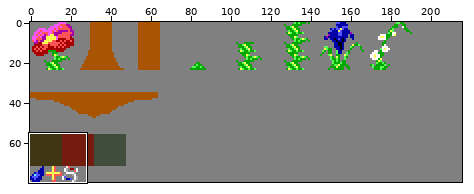
One commit to this sprite sheet: guggenheim2.png. The picture above shows the old version from afar; the outline marks the close-up.
Close-up. The starting point:
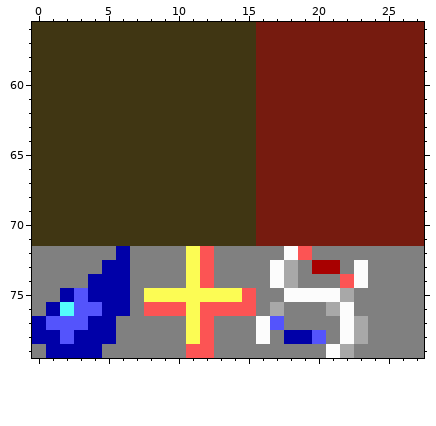
The file is 216x80 pixels. Shown: x 0..27, y 56..79.
After:
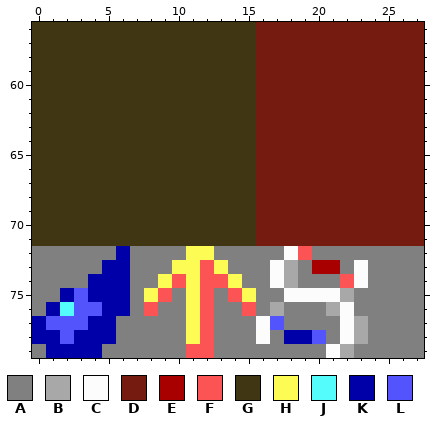
Palette (. is transparent): A #808080  B #a8a8a8  C #fcfcfc  D #761b0f  E #a80000  F #fc5454  G #403613  H #fcfc54  J #54fcfc  K #0000a8  L #5454fc
The author wrote: okay an arrow makes more sense for growth
From old to new:
Changed rows in their new state; - is an unchanged pixel.
first column x 9:
72 ---H---
73 -H--H--
74 HF--FH-
75 FA-FAFH
76 AA--AA-
